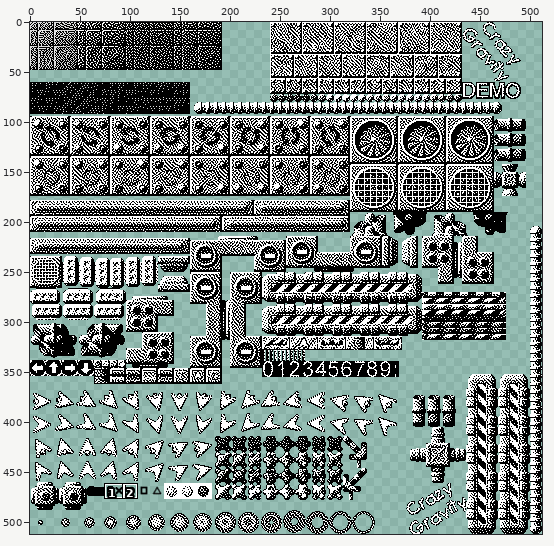
File history of a sprite sheet, Source/images/sprite_bob.png. The picture above shows the old version from afar; the outline marks the close-up.
Close-up. Before:
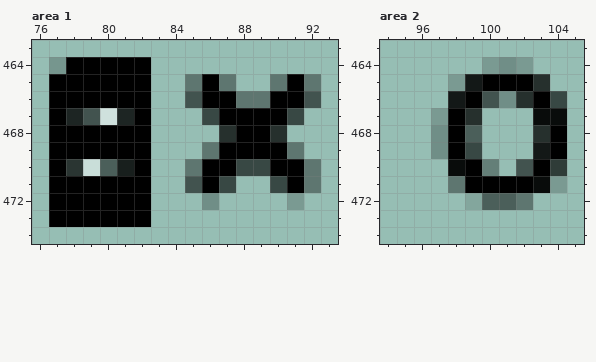
The file is 512x512 pixels. Pixels under 10% opacity are left out. Colours within 5 levels of each other are drawn and written as one. Shown: area 1: x 76..93, y 463..474; area 2: x 94..105, y 463..474. The commit also changed other parts of the picture, which this record leaves out.
New version:
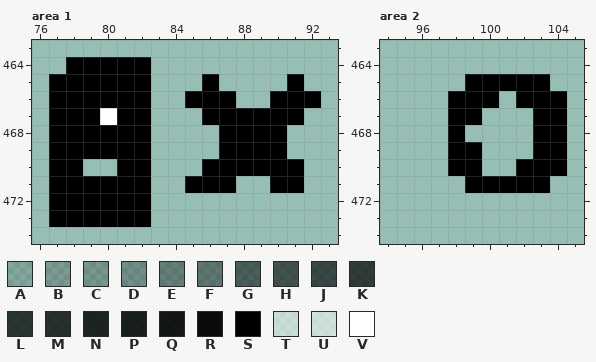
Palette (. is transparent): A #00000020  B #00000030  C #00000036  D #00000040  E #00000055  F #00000060  G #0000007f  H #0000008f  J #0000009f  K #000000af  L #000000b8  M #000000bf  N #000000ce  P #000000d6  Q #000000df  R #000000ef  S #000000  T #ffffff7d  U #ffffff8a  V #ffffff
The exact change:
Area 1:
Colour S replaces colour H in row 466 at x 85 and 92; in row 467 at x 79; in row 471 at x 85.
Colour S replaces colour J in row 467 at x 86 and 91; in row 470 at x 88 to 89; in row 471 at x 87 and 90.
Colour S replaces colour L in row 470 at x 78.
Colour S replaces colour M in row 468 at x 87 and 90.
Colour S replaces colour N in row 467 at x 78 and 81.
Colour S replaces colour P in row 470 at x 81.
Colour V replaces colour U in row 467 at x 80.
The edit erases colour B in row 472 at x 91.
The edit erases colour C in row 464 at x 77.
The edit erases colour D in row 472 at x 86.
The edit erases colour F in row 465 at x 85, 87, 90 and 92; in row 466 at x 88 to 89; in row 469 at x 86 and 91; in row 470 at x 85 and 92; in row 471 at x 92.
The edit erases colour G in row 470 at x 80.
The edit erases colour T in row 470 at x 79.
Area 2:
Colour S replaces colour H in row 466 at x 100; in row 470 at x 102.
Colour S replaces colour J in row 466 at x 104; in row 469 at x 99.
Colour S replaces colour K in row 470 at x 104.
Colour S replaces colour M in row 465 at x 103; in row 466 at x 102; in row 467 at x 99; in row 468 at x 103.
Colour S replaces colour Q in row 465 at x 99; in row 466 at x 98; in row 469 at x 103.
Colour S replaces colour R in row 467 at x 103 to 104; in row 470 at x 98; in row 471 at x 103.
The edit erases colour A in row 472 at x 99.
The edit erases colour B in row 464 at x 100 and 102; in row 465 at x 98; in row 467 at x 97; in row 471 at x 104.
The edit erases colour D in row 464 at x 101; in row 466 at x 101; in rows 468 to 469 at x 97.
The edit erases colour E in row 470 at x 100.
The edit erases colour F in row 471 at x 98; in row 472 at x 102.
The edit erases colour G in row 468 at x 99; in row 472 at x 100 to 101.
Boxes around the changes in both close-ups, in picture pixels (x1, y1, x2, y2):
changed: (49, 57, 134, 176)
changed: (185, 74, 321, 210)
changed: (431, 57, 567, 210)
